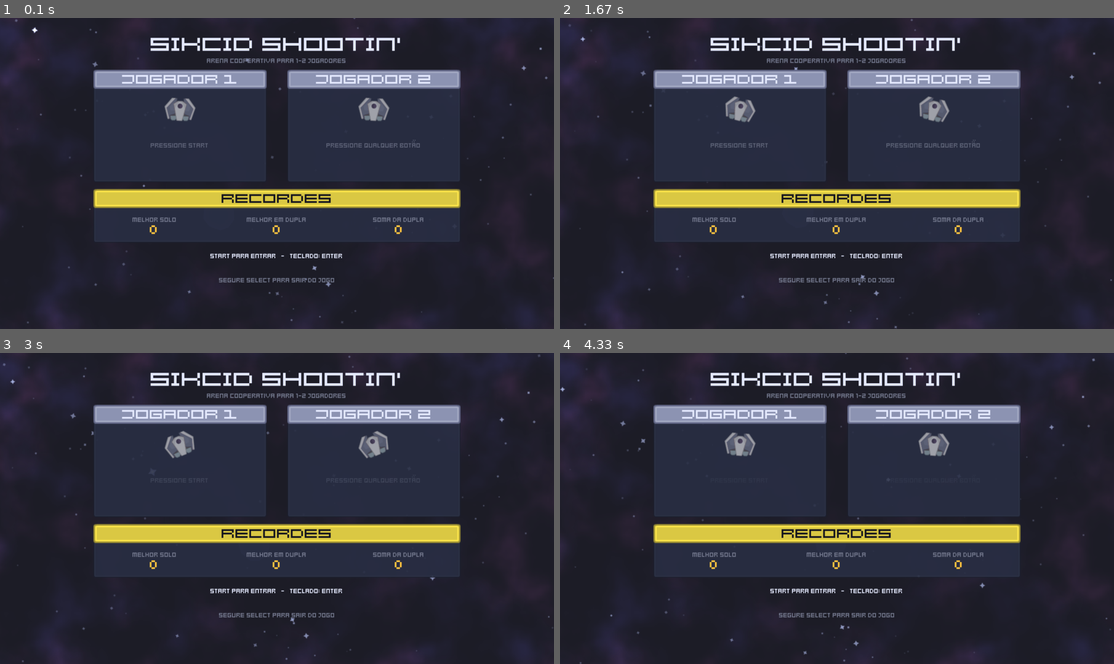
Above: before the commit, frames 1-4 (two rows, left to right).
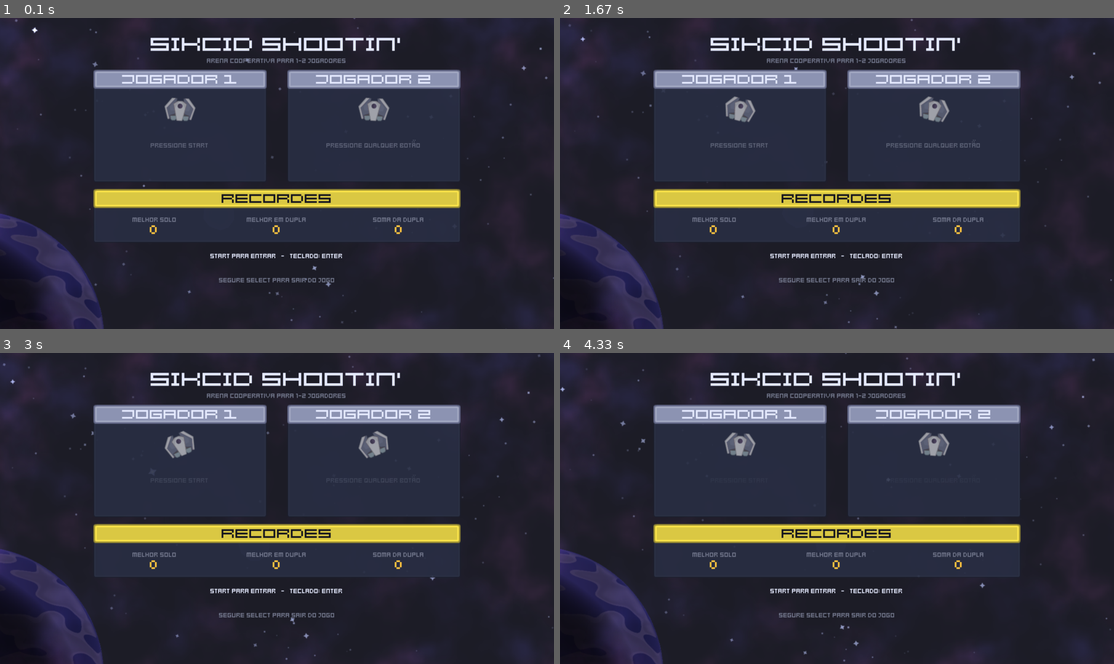
Above: after the commit, the same moments.

Repository: refeals/sikcid-shooting
Game: LÖVE game, started from main.lua
The game is run twice, just before and just after one commit, with the same random seed, the same clock (stepped at 60 frames per second) and the same inputs.
Inputs:
- Up to frame 1 (0.1 s): no input
- Up to frame 2 (1.67 s): hold Right 0.33-0.8 s; hold Right 0.83-1.3 s; hold Left from 1.33 s (still down)
- Up to frame 3 (3 s): release Left at 1.87 s; hold Left 1.9-2.37 s; hold Right from 2.4 s (still down)
- Up to frame 4 (4.33 s): release Right at 3.03 s; hold Left 3.07-3.53 s; hold Right 3.57-4.03 s; hold Right from 4.07 s (still down)

The runs differ from the first frame. In frame 1, 2.8% of the frame differs, in the area x 0-19%, y 62-100%; in frame 2, 2.8%; in frame 3, 2.8%; in frame 4, 2.8%.

Commit message:
feat: per-theme planets in the background

Diff:
--- a/src/background.lua
+++ b/src/background.lua
@@ -1,6 +1,6 @@
 -- The sky behind the arena and the menus: nebula, three drifting star layers
--- with parallax, distant objects, sparkles, shooting stars, and the arena grid
--- with ripples.
+-- with parallax, a planet per theme, distant objects, sparkles, shooting
+-- stars, and the arena grid with ripples.
 --
 -- Ambient motion is a pure function of the clock and fixed seeds:
 -- star positions wrap around the screen as they drift, and sparkles, shooting
@@ -46,6 +46,11 @@
 local to = B.themes[1]
 local themeIndex = 1
 local fadeStart = -math.huge
+-- Planets cross-fade along with the palette: `fadeK` goes 0 -> 1 from the
+-- old theme's planet to the new one's.
+local fromTheme = 1
+local fadeK = 1
+local planetImages = {}                -- [theme index] = baked Image (premultiplied)
 
 -- Grid ripples: fixed slots, the oldest is overwritten.
 local PULSE_SLOTS = 4
@@ -145,6 +150,71 @@
 }
 ]]
 
+-- Planets: each theme's planet is stacked from Kenney Planets parts on a
+-- canvas (tinted sphere, tinted surface patterns, light map multiplied on
+-- top, its lit side turned toward the screen center) and kept as an Image.
+-- The canvas holds premultiplied colors, so the result is drawn in
+-- premultiplied mode. A missing part only costs that theme its planet.
+local function bakePlanets()
+  local P = B.planets
+  local parts = {}   -- name -> Image, or false if it failed to load
+  local function part(name)
+    if parts[name] == nil then
+      local ok, img = pcall(love.graphics.newImage, P.dir .. name .. ".png")
+      parts[name] = ok and img or false
+      if not ok then print(string.format("[background] planet part '%s' not found", name)) end
+    end
+    return parts[name] or nil
+  end
+
+  local size = P.bake
+  local half = size * 0.5
+  local canvas = love.graphics.newCanvas(size, size)
+  local function stamp(img, rot)
+    local k = size / img:getWidth()
+    love.graphics.draw(img, half, half, rot or 0, k, k, img:getWidth() * 0.5, img:getHeight() * 0.5)
+  end
+
+  for i, theme in ipairs(B.themes) do
+    local def = theme.planet
+    local sphere, light = def and part(def.sphere), def and part(def.light)
+    local ok = sphere and light
+    if ok then
+      for _, layer in ipairs(def.layers) do
+        if not part(layer[1]) then ok = false end
+      end
+    end
+    if ok then
+      love.graphics.setCanvas(canvas)
+      love.graphics.clear(0, 0, 0, 0)
+      love.graphics.setBlendMode("alpha")
+      love.graphics.setColor(def.base[1], def.base[2], def.base[3], 1)
+      stamp(sphere)
+      for _, layer in ipairs(def.layers) do
+        local c = layer[2]
+        love.graphics.setColor(c[1], c[2], c[3], layer[3])
+        stamp(parts[layer[1]], layer[4])
+      end
+      local lit = atan2(H * 0.5 - def.y, W * 0.5 - def.x)
+      love.graphics.setBlendMode("multiply", "premultiplied")
+      love.graphics.setColor(1, 1, 1, 1)
+      stamp(light, lit - (P.lightDir[def.light] or 0))
+      love.graphics.setBlendMode("alpha")
+      love.graphics.setCanvas()
+
+      local img = love.graphics.newImage(canvas:newImageData(), { mipmaps = true })
+      img:setFilter("linear", "linear")
+      img:setMipmapFilter("linear")
+      planetImages[i] = img
+    end
+  end
+  love.graphics.setColor(1, 1, 1, 1)
+  canvas:release()
+  for _, img in pairs(parts) do
+    if img then img:release() end
+  end
+end
+
 function Background.load()
   t0 = love.timer.getTime()
   local len = sqrt(B.drift[1] ^ 2 + B.drift[2] ^ 2)
@@ -152,6 +222,7 @@
   buildStars()
   nebulaImages[1] = bakeNebula(1)
   nebulaImages[2] = bakeNebula(2)
+  bakePlanets()
 
   local d = love.image.newImageData(1, 1)
   d:setPixel(0, 0, 1, 1, 1, 1)
@@ -194,6 +265,7 @@
   local t = (now - fadeStart) / B.themeFade
   if t >= 1 then t = 1 elseif t < 0 then t = 0 end
   t = t * t * (3 - 2 * t)
+  fadeK = t
   for i = 1, #KEYS do
     local k = KEYS[i]
     local c, a, b = cur[k], from[k], to[k]
@@ -210,6 +282,7 @@
     local k = KEYS[i]
     from[k][1], from[k][2], from[k][3] = cur[k][1], cur[k][2], cur[k][3]
   end
+  fromTheme = instant and index or themeIndex
   themeIndex = index
   to = B.themes[index]
   fadeStart = instant and -math.huge or now
@@ -325,6 +398,28 @@
   end
 end
 
+-- Planet of theme `i` at opacity `a` (blend mode set by the caller to
+-- premultiplied alpha, which is how the baked image stores its colors).
+local function drawPlanet(i, a, t)
+  local img = planetImages[i]
+  if not img or a <= 0 then return end
+  local P, def = B.planets, B.themes[i].planet
+  local x = def.x - focusX * P.parallax + P.bob * cos(t * P.bobRate + i)
+  local y = def.y - focusY * P.parallax + P.bob * sin(t * P.bobRate * 1.3 + i)
+  local k = def.size / img:getWidth()
+  local b = P.brightness * a
+  love.graphics.setColor(b, b, b, a)
+  love.graphics.draw(img, x, y, 0, k, k, img:getWidth() * 0.5, img:getHeight() * 0.5)
+end
+
+-- True when (x, y) lies on the current theme's planet disc.
+local function behindPlanet(x, y)
+  if not planetImages[themeIndex] then return false end
+  local def = B.themes[themeIndex].planet
+  local dx, dy, r = x - def.x, y - def.y, def.size * 0.5
+  return dx * dx + dy * dy < r * r
+end
+
 -- Glints: slot i fires every `period` seconds, on a hashed mid/near star.
 local function drawSparkles(t)
   local S = B.sparkle
@@ -339,10 +434,12 @@
       local stars = layer.stars
       local s = stars[floor(hash(cycle * 7 + i, 14) * #stars) + 1]
       local x, y = starPos(s, layer.def, t)
-      local k = sin(pi * u / S.life)
-      local size = lerp(S.sizeMin, S.sizeMax, hash(cycle * 7 + i, 15)) * k
-      love.graphics.setColor(c[1], c[2], c[3], S.alpha * k)
-      Assets.draw("starGlint", x, y, s.rot + u * S.spin, size)
+      if not behindPlanet(x, y) then   -- that star is hidden by the planet
+        local k = sin(pi * u / S.life)
+        local size = lerp(S.sizeMin, S.sizeMax, hash(cycle * 7 + i, 15)) * k
+        love.graphics.setColor(c[1], c[2], c[3], S.alpha * k)
+        Assets.draw("starGlint", x, y, s.rot + u * S.spin, size)
+      end
     end
   end
 end
@@ -386,13 +483,18 @@
   love.graphics.setColor(bg[1], bg[2], bg[3], 1)
   love.graphics.rectangle("fill", 0, 0, W, H)
 
-  drawNebula(t)
-  drawStars(layers[1], "starTiny", t)
-  drawObjects(t)
-  for li = 2, #layers do
+  for li = 1, #layers do
     drawStars(layers[li], "starTiny", t)
     drawStars(layers[li], "starSmall", t)
   end
+  -- Opaque planet over the stars (they are behind it), veiled by the nebula
+  -- drawn on top, so it sits back in the sky. Objects pass in front.
+  love.graphics.setBlendMode("alpha", "premultiplied")
+  if fadeK < 1 and fromTheme ~= themeIndex then drawPlanet(fromTheme, 1 - fadeK, t) end
+  drawPlanet(themeIndex, fadeK, t)
+  love.graphics.setBlendMode("alpha")
+  drawNebula(t)
+  drawObjects(t)
   love.graphics.setBlendMode("add")
   drawSparkles(t)
   love.graphics.setBlendMode("alpha")
--- a/src/config.lua
+++ b/src/config.lua
@@ -234,31 +234,60 @@
       pulseFill = 0.06,       -- faint glow between the lines under the ring
       waveStart = 0.50, waveClear = 0.35, tankDeath = 0.70,  -- ring strengths
     },
+    -- One planet per theme, built at load from Kenney Planets parts
+    -- (assets/art/planets/, the used subset of PlanetParts/): a tinted
+    -- sphere, tinted surface patterns, then a light map multiplied on top
+    -- (~25% grey night side, white lit side). It sits big in a corner, cut by
+    -- the screen edge; `brightness` keeps the night side near the sky color so
+    -- mostly the lit crescent shows. The lit side is turned to face the
+    -- screen center; `lightDir` is where each light map's lit side points as
+    -- authored (radians, 0 = right, pi/2 = down).
+    planets = {
+      dir = "assets/art/planets/",
+      bake = 512,             -- baked texture size (px)
+      brightness = 0.45,
+      parallax = 0.004,
+      bob = 1.5,              -- px of slow drift
+      bobRate = 0.15,         -- rad/s
+      lightDir = { light0 = math.pi / 4, light3 = math.pi / 2 },
+    },
     -- Sky palette, switched every `themeEvery` waves (cycling), fading over
     -- `themeFade` seconds. bg = base fill; nebulaA/B = cloud tints; star =
     -- stars, glints and shooting stars; obj = distant object silhouettes;
-    -- grid = grid lines.
+    -- grid = grid lines; planet = see `planets` above (x, y = center and size
+    -- = diameter in logical px; layers = { part, color, alpha, rotation }).
     themeEvery = 10,
     themeFade = 2.5,
     themes = {
-      { -- deep violet
+      { -- deep violet: lilac banded gas giant, bottom left
         bg = { 0.11, 0.11, 0.15 }, nebulaA = { 0.35, 0.30, 0.85 }, nebulaB = { 0.75, 0.30, 0.70 },
-        star = { 0.75, 0.80, 1.00 }, obj = { 0.20, 0.21, 0.30 }, grid = { 0.20, 0.20, 0.28 } },
-      { -- teal / emerald
+        star = { 0.75, 0.80, 1.00 }, obj = { 0.20, 0.21, 0.30 }, grid = { 0.20, 0.20, 0.28 },
+        planet = { x = -30, y = 372, size = 300, sphere = "sphere1", base = { 0.45, 0.38, 0.85 },
+                   layers = { { "noise08", { 0.80, 0.70, 1.00 }, 0.55, 0 } }, light = "light0" } },
+      { -- teal / emerald: ocean world with continents and clouds, top right
         bg = { 0.07, 0.12, 0.13 }, nebulaA = { 0.15, 0.75, 0.62 }, nebulaB = { 0.25, 0.50, 0.95 },
-        star = { 0.75, 1.00, 0.92 }, obj = { 0.14, 0.24, 0.25 }, grid = { 0.16, 0.28, 0.30 } },
-      { -- crimson / magenta
+        star = { 0.75, 1.00, 0.92 }, obj = { 0.14, 0.24, 0.25 }, grid = { 0.16, 0.28, 0.30 },
+        planet = { x = 650, y = 75, size = 260, sphere = "sphere0", base = { 0.20, 0.45, 0.85 },
+                   layers = { { "noise19", { 0.30, 0.80, 0.50 }, 0.8, 0 },
+                              { "noise10", { 1.00, 1.00, 1.00 }, 0.25, 0.6 } }, light = "light0" } },
+      { -- crimson / magenta: spotted rocky world, bottom right
         bg = { 0.13, 0.08, 0.11 }, nebulaA = { 0.90, 0.25, 0.38 }, nebulaB = { 0.55, 0.20, 0.85 },
-        star = { 0.95, 0.90, 0.88 }, obj = { 0.27, 0.16, 0.22 }, grid = { 0.32, 0.18, 0.26 } },
-      { -- amber / rust
+        star = { 0.95, 0.90, 0.88 }, obj = { 0.27, 0.16, 0.22 }, grid = { 0.32, 0.18, 0.26 },
+        planet = { x = 670, y = 360, size = 300, sphere = "sphere2", base = { 0.85, 0.35, 0.40 },
+                   layers = { { "noise00", { 0.45, 0.10, 0.18 }, 0.9, 0 } }, light = "light3" } },
+      { -- amber / rust: orange with brown bands, top left
         bg = { 0.12, 0.10, 0.07 }, nebulaA = { 0.95, 0.55, 0.20 }, nebulaB = { 0.80, 0.28, 0.18 },
-        star = { 1.00, 0.92, 0.78 }, obj = { 0.27, 0.21, 0.15 }, grid = { 0.30, 0.25, 0.18 } },
-      { -- ice
+        star = { 1.00, 0.92, 0.78 }, obj = { 0.27, 0.21, 0.15 }, grid = { 0.30, 0.25, 0.18 },
+        planet = { x = -20, y = 65, size = 240, sphere = "sphere1", base = { 1.00, 0.65, 0.30 },
+                   layers = { { "noise07", { 0.70, 0.30, 0.12 }, 0.85, 0 } }, light = "light0" } },
+      { -- ice: white with blue frost spots, rising from the bottom
         bg = { 0.08, 0.11, 0.16 }, nebulaA = { 0.40, 0.80, 1.00 }, nebulaB = { 0.75, 0.85, 1.00 },
-        star = { 0.85, 0.95, 1.00 }, obj = { 0.18, 0.24, 0.32 }, grid = { 0.20, 0.28, 0.38 } },
+        star = { 0.85, 0.95, 1.00 }, obj = { 0.18, 0.24, 0.32 }, grid = { 0.20, 0.28, 0.38 },
+        planet = { x = 130, y = 425, size = 280, sphere = "sphere1", base = { 0.80, 0.90, 1.00 },
+                   layers = { { "noise27", { 0.50, 0.70, 0.95 }, 0.8, 0 } }, light = "light3" } },
     },
   },
-  door ={ thick = 18, light = 7 },  -- hatch depth into the arena / light size
+  door = { thick = 18, light = 7 },  -- hatch depth into the arena / light size
   -- Player outline in the arena (not in the lobby or HUD): the player's color
   -- mixed toward white by `lighten`, alpha pulsing gently around `alpha` so
   -- the ship stands out in the chaos without blinking.
Binary file added: assets/art/PlanetParts/light0.png
Binary file added: assets/art/PlanetParts/light1.png
Binary file added: assets/art/PlanetParts/light10.png
Binary file added: assets/art/PlanetParts/light2.png
Binary file added: assets/art/PlanetParts/light3.png
Binary file added: assets/art/PlanetParts/light4.png
Binary file added: assets/art/PlanetParts/light5.png
Binary file added: assets/art/PlanetParts/light6.png
Binary file added: assets/art/PlanetParts/light7.png
Binary file added: assets/art/PlanetParts/light8.png
Binary file added: assets/art/PlanetParts/light9.png
Binary file added: assets/art/PlanetParts/noise00.png
(and 42 more such lines)
